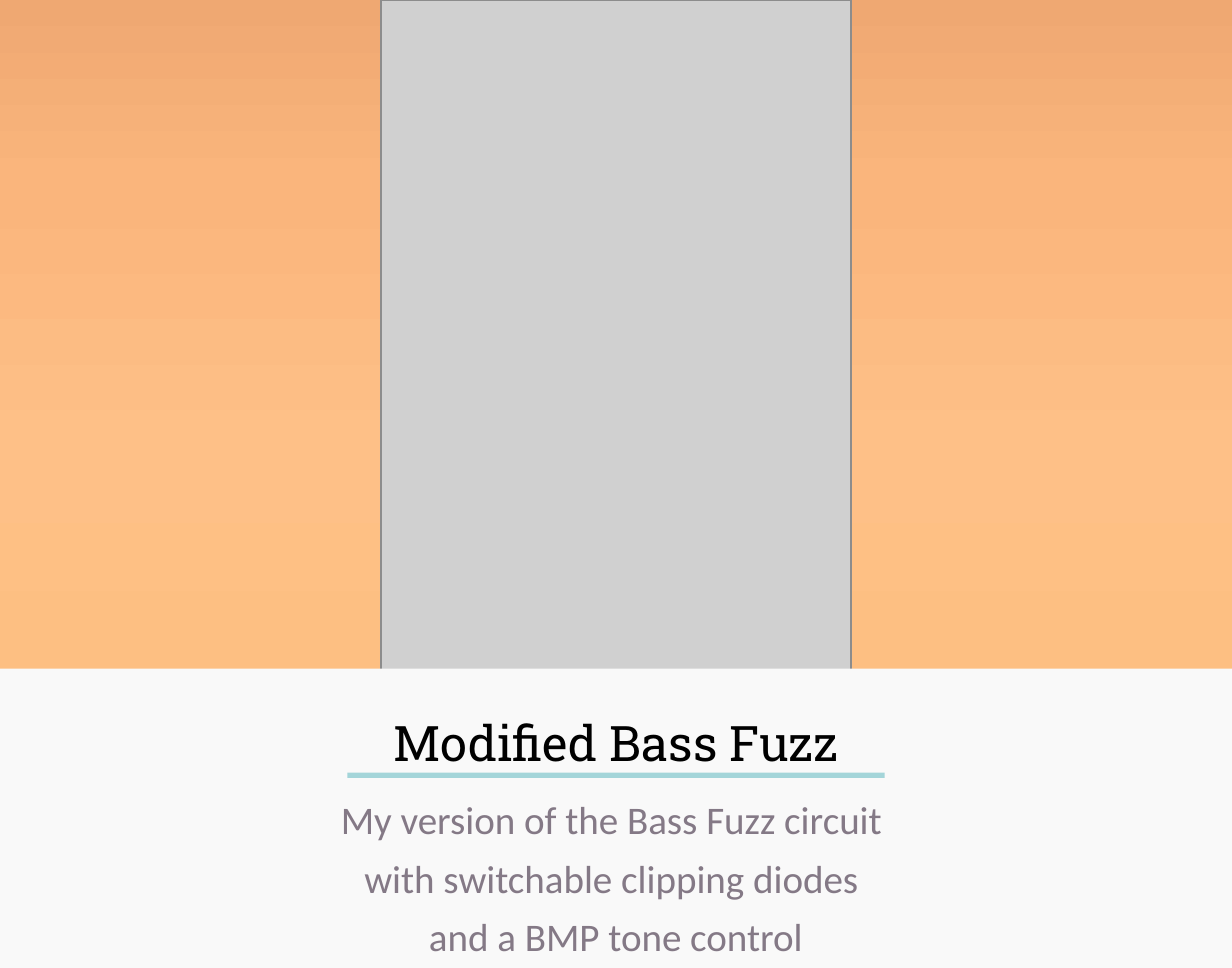
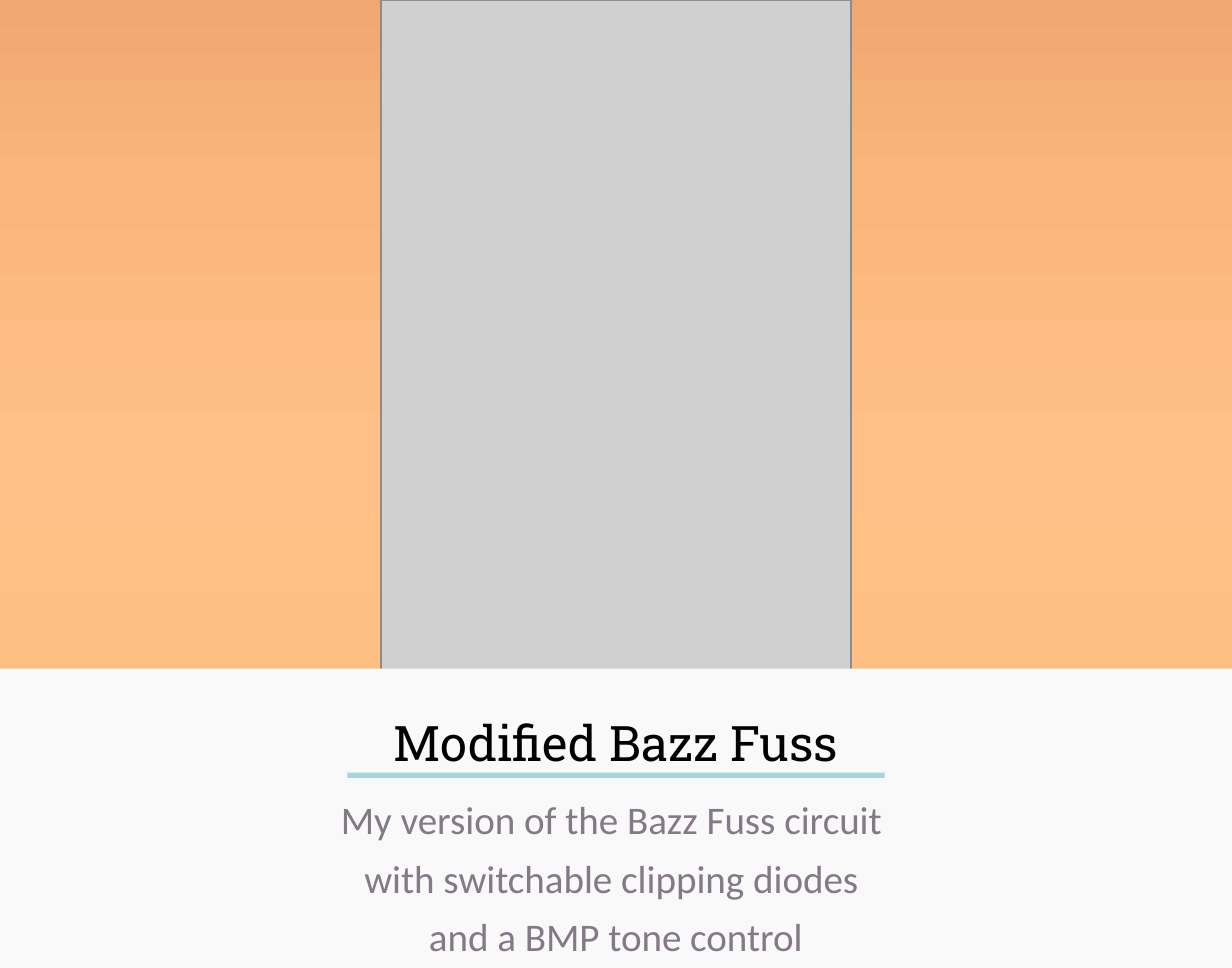
Before and after one commit to ryanlonergan/ryanlonergan.github.io, a slide deck: slide 3 of assets/guitar/Template for guitar post cards.pptx. Drawn at 1232x968 pixels with LibreOffice and Linux fonts; fonts in the diff are those of the drawing; grey boxes stand for pictures. Boxes give left, top, right and bottom in pixels: in the first picture for what was removed or moved away, otherwise in the second. Text is boxed around its words. In the diff, an @@ line names an element or a change of style, - is before the commit and + after.

```diff
--- a/assets/guitar/Template for guitar post cards.pptx
+++ b/assets/guitar/Template for guitar post cards.pptx
@@ text at (x1=393, y1=723, x2=838, y2=762): text changed @@
-Modified Bass Fuzz
+Modified Bazz Fuss
@@ text at (x1=341, y1=807, x2=881, y2=840): text changed @@
-My version of the Bass Fuzz circuit
+My version of the Bazz Fuss circuit
```
Also in this commit, not shown: 1 other file.
